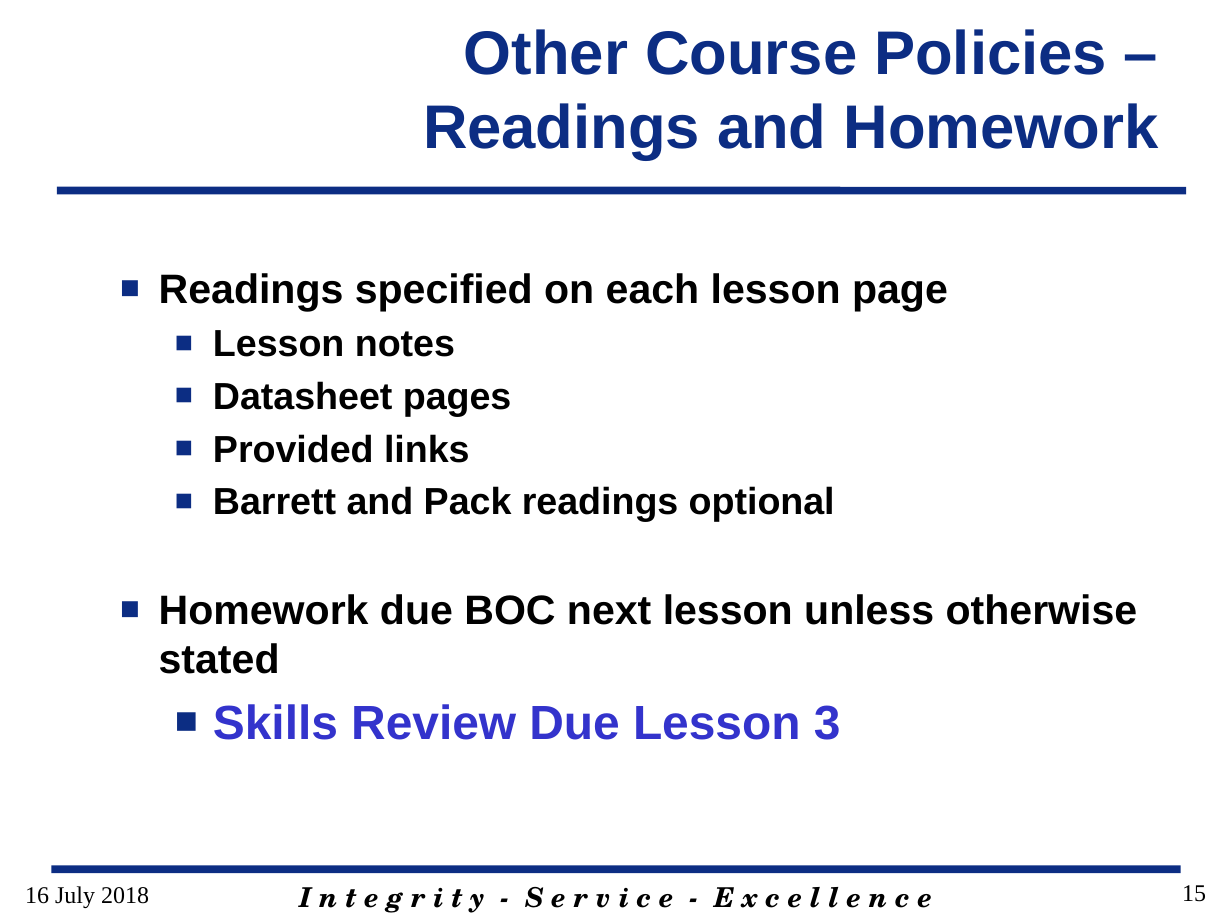
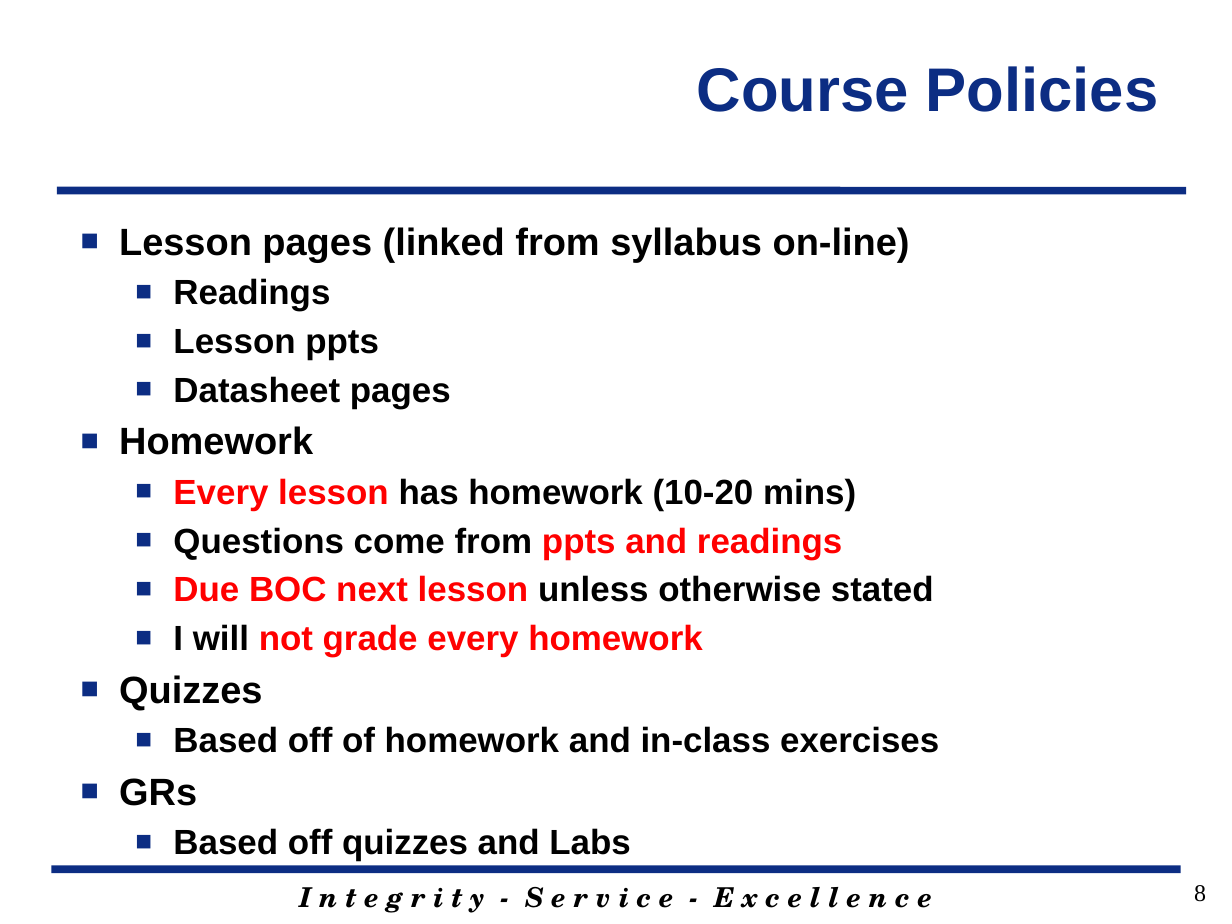
Before and after one commit to MarsUniversity/ECE382, a slide deck: slide 8 of source/lessons/lsn1/Lsn1.pptx (slide 15 before the commit). Drawn at 1232x924 pixels with LibreOffice and Linux fonts; fonts in the diff are those of the drawing; background and template pictures are left out. Boxes give left, top, right and bottom in pixels: in the first picture for what was removed or moved away, otherwise in the second. Text is boxed around its words. In the diff, an @@ line names an element or a change of style, - is before the commit and + after.

Commit message:
small fix

```diff
--- a/source/lessons/lsn1/Lsn1.pptx
+++ b/source/lessons/lsn1/Lsn1.pptx
@@ title at <box>697,66,1159,112</box>: text changed @@
-Other Course Policies –Readings and Homework
+Course Policies
@@ text "Lesson pages (linked from syllabus ...": place and size @@
-text "Lesson pages (linked from syllabus ..." at <box>159,273,1138,740</box>
+text "Lesson pages (linked from syllabus ..." at <box>119,227,939,861</box>
@@ text at <box>119,227,910,360</box>: text changed; size 24 to 22.2 pt @@
-■ Readings specified on each lesson page
-  ■ Lesson notes
+■ Lesson pages (linked from syllabus on-line)
+  ■ Readings
+  ■ Lesson ppts
@@ text at <box>173,376,451,409</box>: size 22 to 20.4 pt in "Datasheet pages" @@
@@ text at <box>119,426,939,861</box>: text changed; size 24 to 20.4 pt @@
-  ■ Provided links
-  ■ Barrett and Pack readings optional
-■ Homework due BOC next lesson unless otherwise stated
-  ■ Skills Review Due Lesson 3
+■ Homework
+  ■ Every lesson has homework (10-20 mins)
+  ■ Questions come from ppts and readings
+  ■ Due BOC next lesson unless otherwise stated
+  ■ I will not grade every homework
+■ Quizzes
+  ■ Based off of homework and in-class exercises
+■ GRs
+  ■ Based off quizzes and Labs
@@ text removed at <box>25,886,149,908</box> @@
-16 July 2018
@@ page number at <box>1194,885,1206,902</box>: text changed @@
-15
+8
```
Also in this commit, not shown: 11 other slides changed, 2 slides added.
